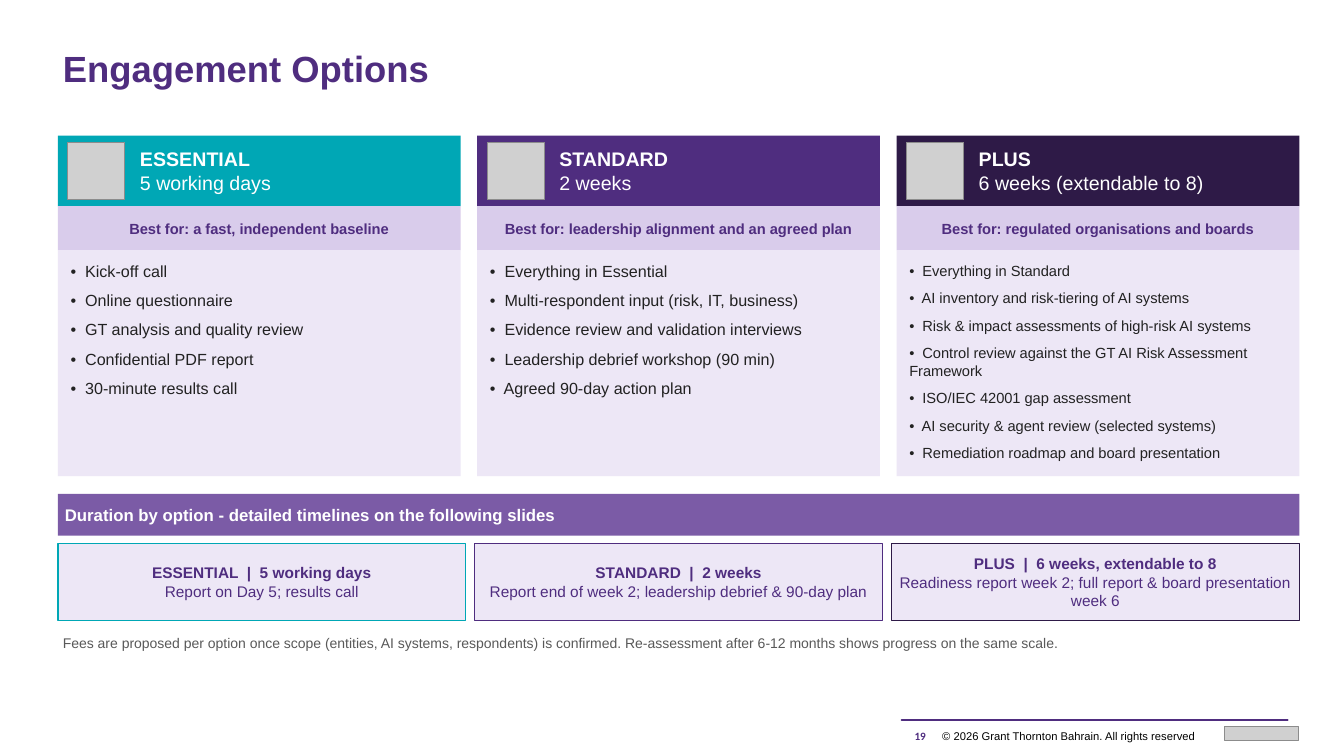
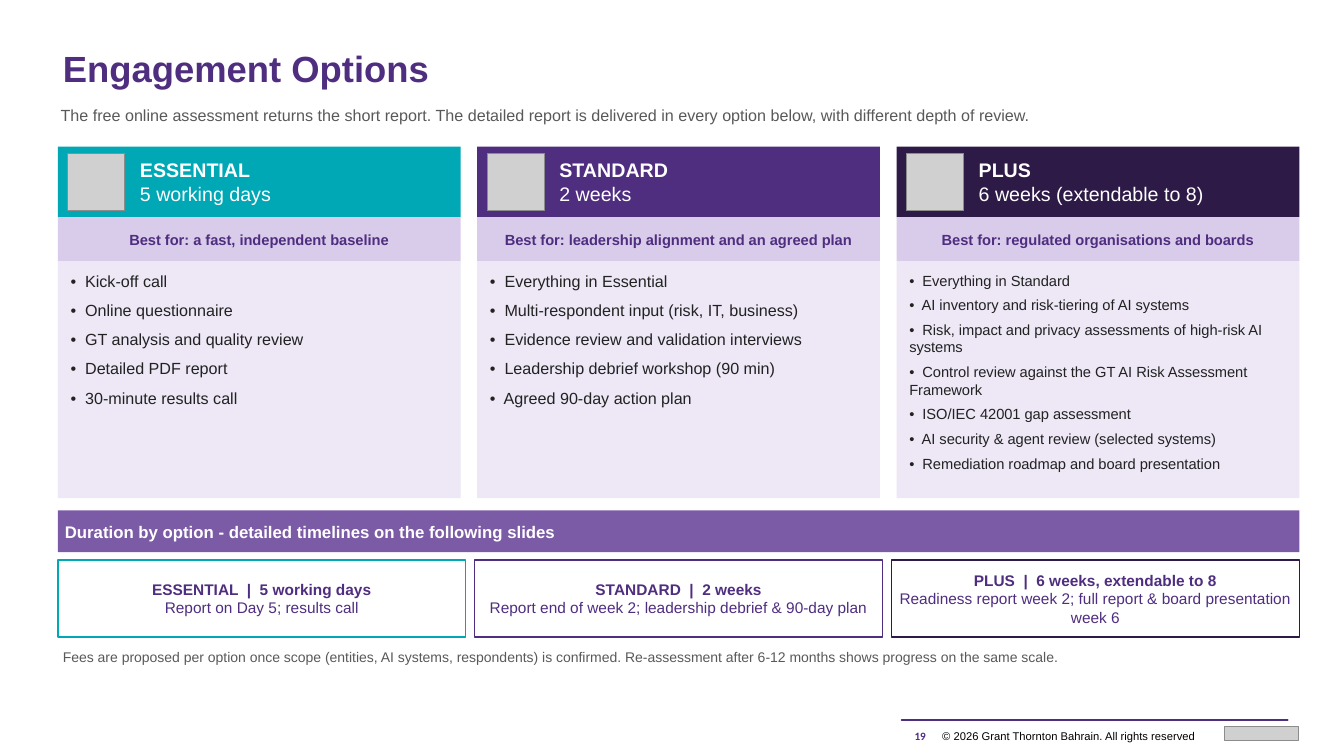
Before and after one commit to mahekdevangtrivedi-wq/GT-AI-Service-Line, a slide deck: slide 19 of 01_AI_Governance_Risk_Compliance/1.3_AI_Readiness_Assessment_Tool/GT_AI_Readiness_Assessment_Proposal.pptx. Drawn at 1344x756 pixels with LibreOffice and Linux fonts; fonts in the diff are those of the drawing; grey boxes stand for pictures. Boxes give left, top, right and bottom in pixels: in the first picture for what was removed or moved away, otherwise in the second. Text is boxed around its words. In the diff, an @@ line names an element or a change of style, - is before the commit and + after.

```diff
--- a/01_AI_Governance_Risk_Compliance/1.3_AI_Readiness_Assessment_Tool/GT_AI_Readiness_Assessment_Proposal.pptx
+++ b/01_AI_Governance_Risk_Compliance/1.3_AI_Readiness_Assessment_Tool/GT_AI_Readiness_Assessment_Proposal.pptx
@@ text added at <box>61,109,1029,125</box>, 11.5 pt, text #595959 @@
+The free online assessment returns the short report. The detailed report is delivered in every option below, with different depth of review.
@@ 6 rectangles, 3 pictures, 3 texts: place and size @@
-6 rectangles, 3 pictures, 3 texts at <box>57,136,1300,251</box>
+6 rectangles, 3 pictures, 3 texts at <box>57,146,1300,261</box>
@@ rectangle: place and size @@
-rectangle at <box>57,250,461,476</box>
+rectangle at <box>57,261,461,498</box>
@@ text "• Kick-off call": place and size @@
-text "• Kick-off call" at <box>85,265,304,394</box>
+text "• Kick-off call" at <box>85,275,304,404</box>
@@ rectangle: place and size @@
-rectangle at <box>477,250,880,476</box>
+rectangle at <box>477,261,880,498</box>
@@ text "• Everything in Essential": place and size @@
-text "• Everything in Essential" at <box>504,265,802,398</box>
+text "• Everything in Essential" at <box>504,275,802,408</box>
@@ rectangle: place and size @@
-rectangle at <box>896,250,1300,476</box>
+rectangle at <box>896,261,1300,498</box>
@@ text "• Everything in Standard": place and size @@
-text "• Everything in Standard" at <box>909,265,1251,461</box>
+text "• Everything in Standard" at <box>909,275,1262,472</box>
@@ text at <box>909,275,1247,472</box>: less space between paragraphs @@
@@ text at <box>909,324,1262,355</box>: text changed @@
-• Risk & impact assessments of high-risk AI systems
+• Risk, impact and privacy assessments of high-risk AI systems
@@ text at <box>85,362,227,378</box>: text changed @@
-• Confidential PDF report
+• Detailed PDF report
@@ rectangle "Duration by option - detailed ...": place and size @@
-rectangle "Duration by option - detailed ..." at <box>57,494,1300,536</box>
+rectangle "Duration by option - detailed ..." at <box>57,510,1300,553</box>
@@ 3 rectangles: place and size @@
-3 rectangles at <box>57,543,1300,621</box>
+3 rectangles at <box>57,561,1300,638</box>
@@ fill #EDE7F6 to #FFFFFF in 3 elements at <box>57,561,466,638</box>, <box>891,561,1300,638</box>, <box>475,561,883,638</box> @@
@@ text "Fees are proposed per option ...": place and size @@
-text "Fees are proposed per option ..." at <box>63,638,1057,651</box>
+text "Fees are proposed per option ..." at <box>63,652,1057,665</box>
```
Also in this commit, not shown: 14 other slides changed, 2 slides added, 2 slides removed, 33 other files.
